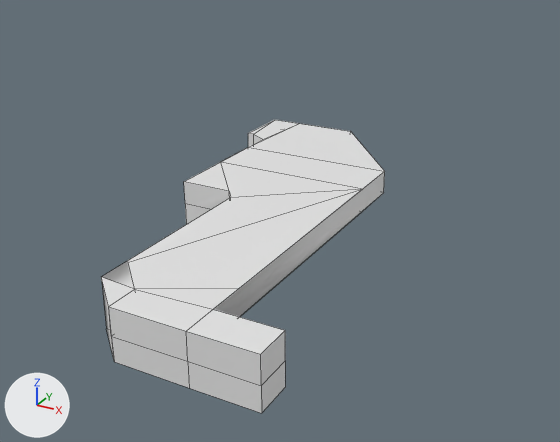
One commit to the FBX model Static Meshes/BSP Converted/Ramp Room/Originals/RampRoom_Roof.fbx: the scene before it, then after it.
One viewpoint serves both versions: a camera (50 mm lens) standing at (32.4, -43.5, 27.4) and looking at (-4.0, 22.6, -5.6). The lights are fixed; the arrows at lower left show +X, +Y and +Z. Mesh edges are drawn as thin lines. Where no turn or scale is listed for an object, it has been applied to the vertices. Vertices at the same position are counted once.

Script lines for the objects in view, before the commit:
```python
me_mesh = bpy.data.meshes.new('Mesh')
me_mesh.from_pydata(...)  # 124 vertices, 117 faces; spans x -9.9..13.0, y -10.5..32.2, z -2.0..2.2
ob_polygon = bpy.data.objects.new('Polygon', me_mesh)
ob_polygon.location = (0.0, 0.0, 0.0)
```
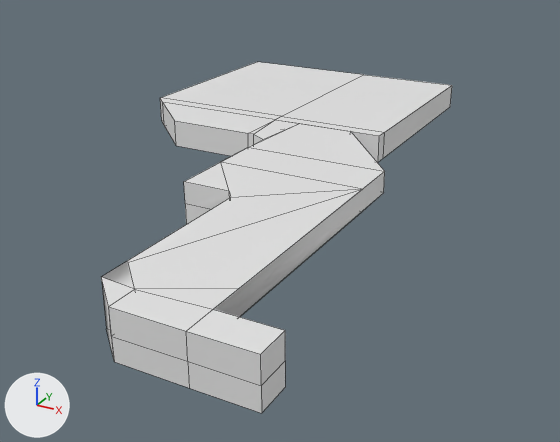
The edits, one by one:
me_mesh is used by ob_polygon; location (0.0, 0.0, 0.0).
me_mesh had 124 vertices, 117 faces and spanned x -9.9..13.0, y -10.5..32.2, z -2.0..2.2.
me_mesh now has 146 vertices, 137 faces and spans x -27.4..13.0, y -10.5..58.0, z -2.0..2.2.
me_mesh part 1: a new loose piece of 22 vertices spanning x -27.4..3.0, y 26.2..58.0, z -0.8..2.2.

Pixel boxes (x1, y1, x2, y2) of what changed, in the pictures (560 x 442 px):
'Polygon', reshaped (24% wider, 20% taller): before (101, 120, 385, 413); after (101, 62, 452, 413)
part 1 of me_mesh, added: after (160, 62, 452, 162)
